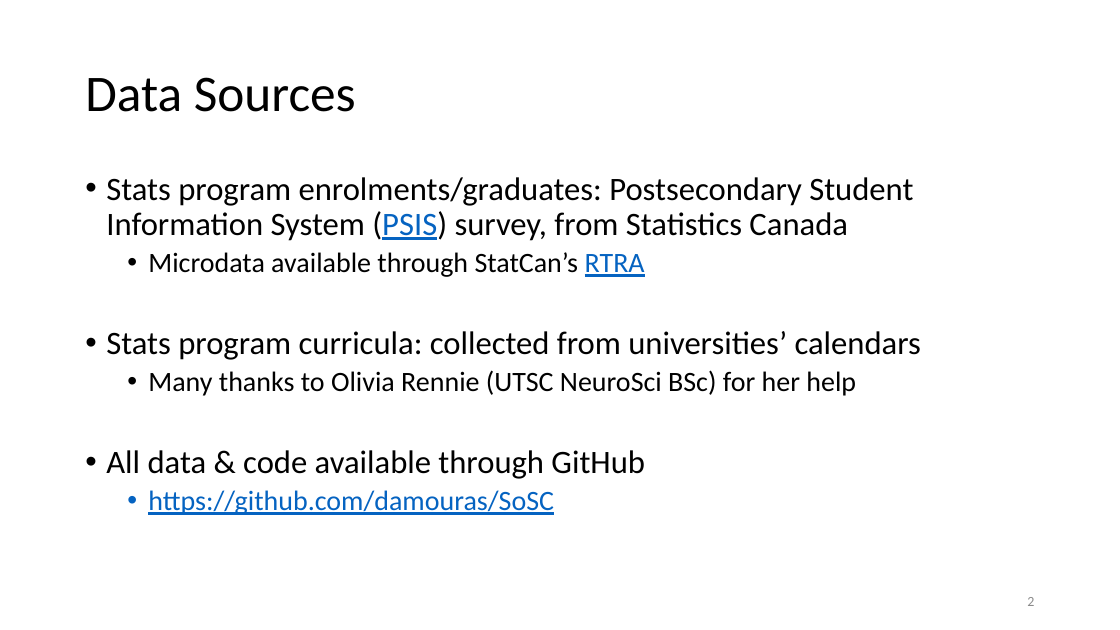
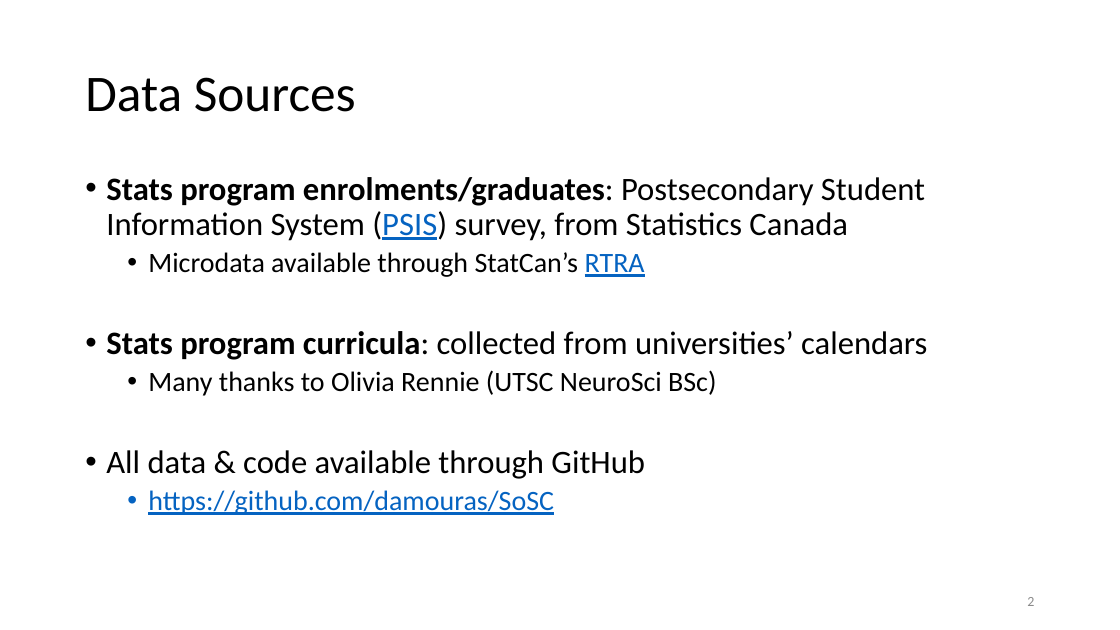
Before and after one commit to damouras/SoSC, a slide deck: slide 2 of Status fo Statistics Curricula.pptx. Drawn at 1120x630 pixels with LibreOffice and Linux fonts; fonts in the diff are those of the drawing. Boxes give left, top, right and bottom in pixels: in the first picture for what was removed or moved away, otherwise in the second. Text is boxed around its words. In the diff, an @@ line names an element or a change of style, - is before the commit and + after.

```diff
--- a/Status fo Statistics Curricula.pptx
+++ b/Status fo Statistics Curricula.pptx
@@ text at (x1=106, y1=177, x2=927, y2=360): bold on in "Stats program enrolments/graduates:", "Stats program curricula:" @@
@@ text at (x1=148, y1=370, x2=716, y2=396): text changed @@
-  • Many thanks to Olivia Rennie (UTSC NeuroSci BSc) for her help
+  • Many thanks to Olivia Rennie (UTSC NeuroSci BSc)
```
Also in this commit, not shown: 4 other slides changed, 2 other files.
